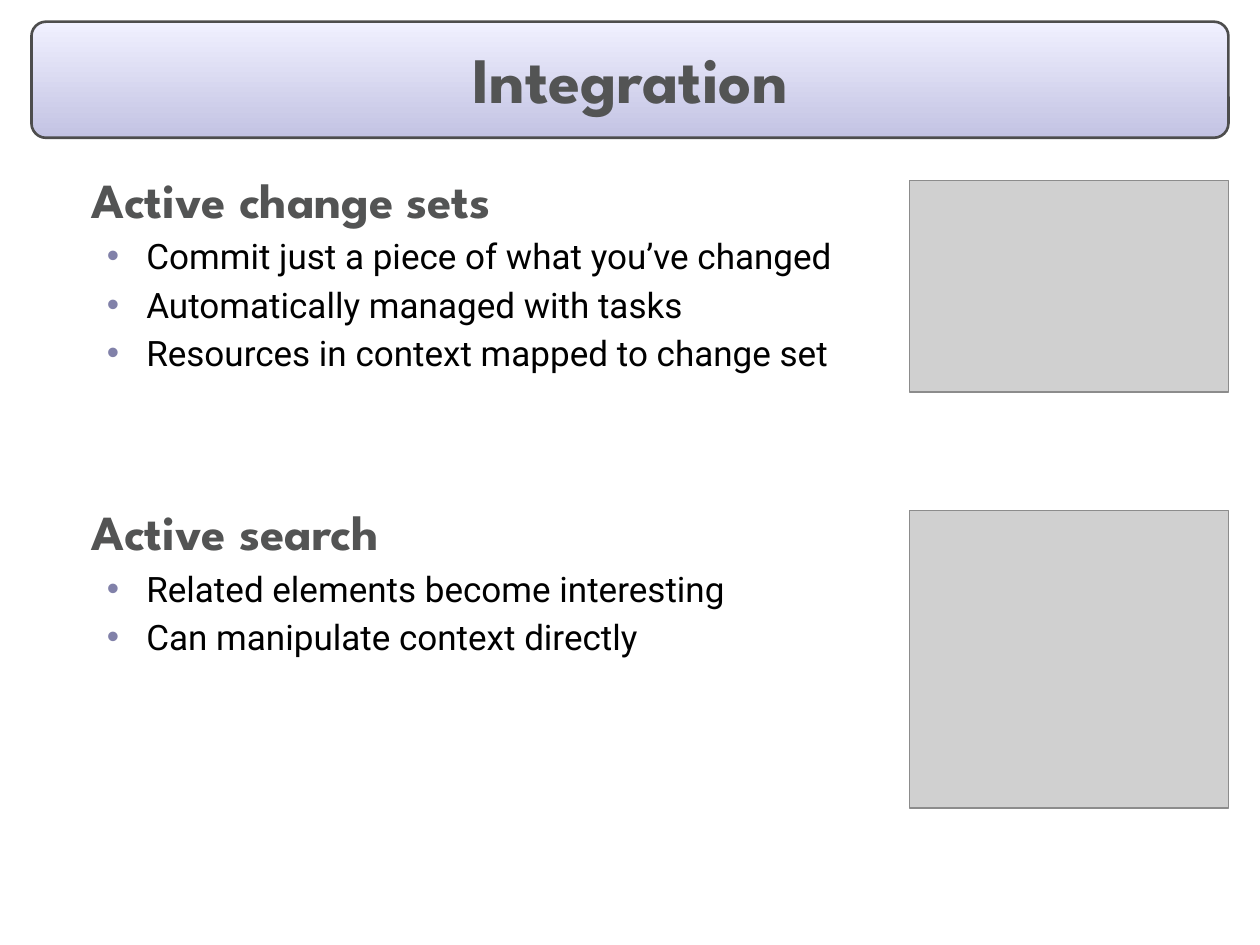
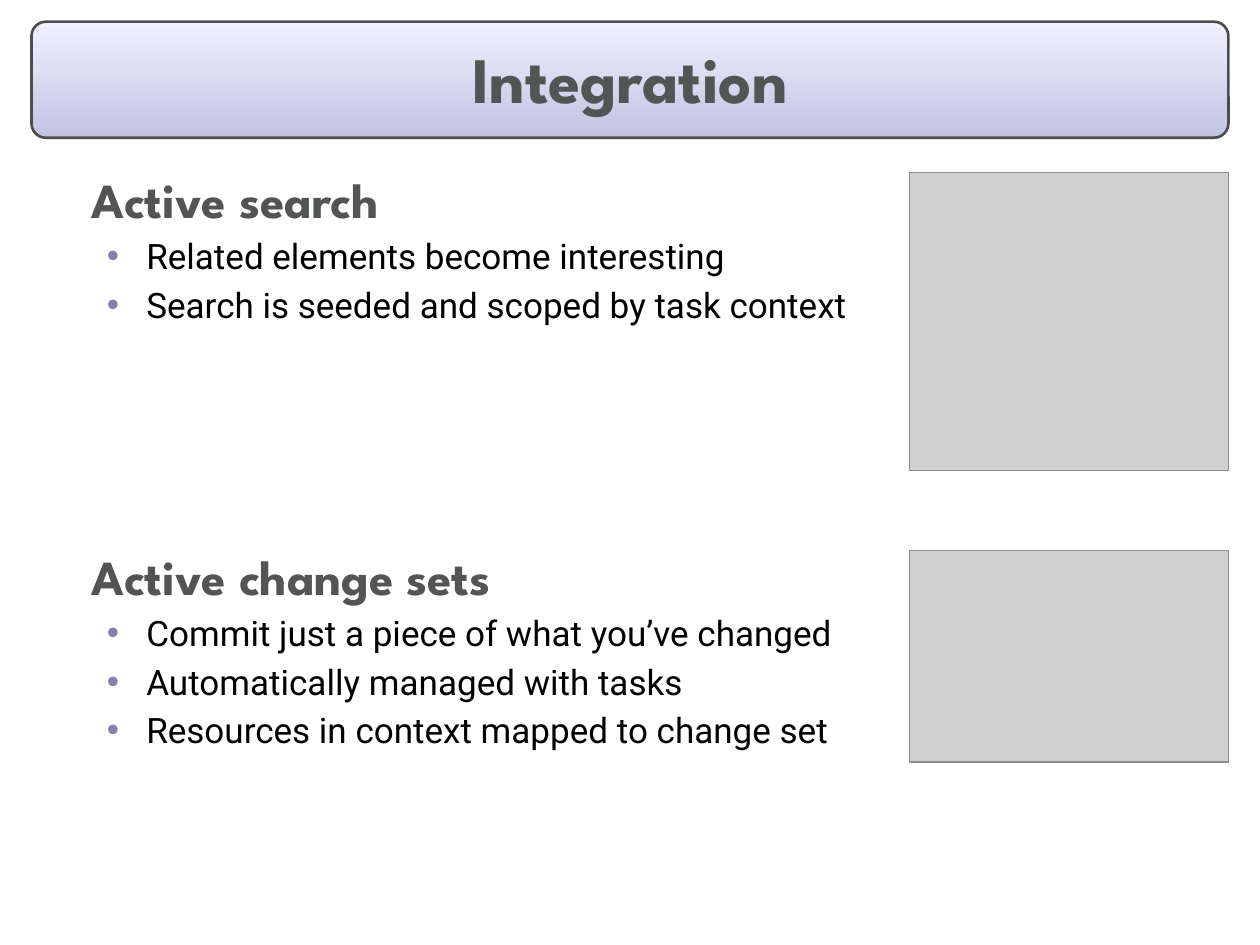
Before and after one commit to eclipse-mylyn/mylyn-website, a slide deck: slide 8 of publications/2006-03-mylar-eclipsecon.ppt. Drawn at 1260x945 pixels with LibreOffice and Linux fonts; fonts in the diff are those of the drawing; grey boxes stand for pictures. Boxes give left, top, right and bottom in pixels: in the first picture for what was removed or moved away, otherwise in the second. Text is boxed around its words. In the diff, an @@ line names an element or a change of style, - is before the commit and + after.

```diff
--- a/publications/2006-03-mylar-eclipsecon.ppt
+++ b/publications/2006-03-mylar-eclipsecon.ppt
@@ picture moved from (x1=910, y1=510, x2=1228, y2=808) to (x1=910, y1=173, x2=1228, y2=470) @@
@@ text at (x1=91, y1=184, x2=847, y2=326): paragraphs added @@
+  Active search
+  • Related elements become interesting
+  • Search is seeded and scoped by task context
@@ text at (x1=91, y1=516, x2=724, y2=658): paragraphs removed @@
-  Active search
-  • Related elements become interesting
-  • Can manipulate context directly
@@ picture moved from (x1=910, y1=180, x2=1228, y2=392) to (x1=910, y1=551, x2=1228, y2=762) @@
```
Also in this commit, not shown: 10 other slides changed.
